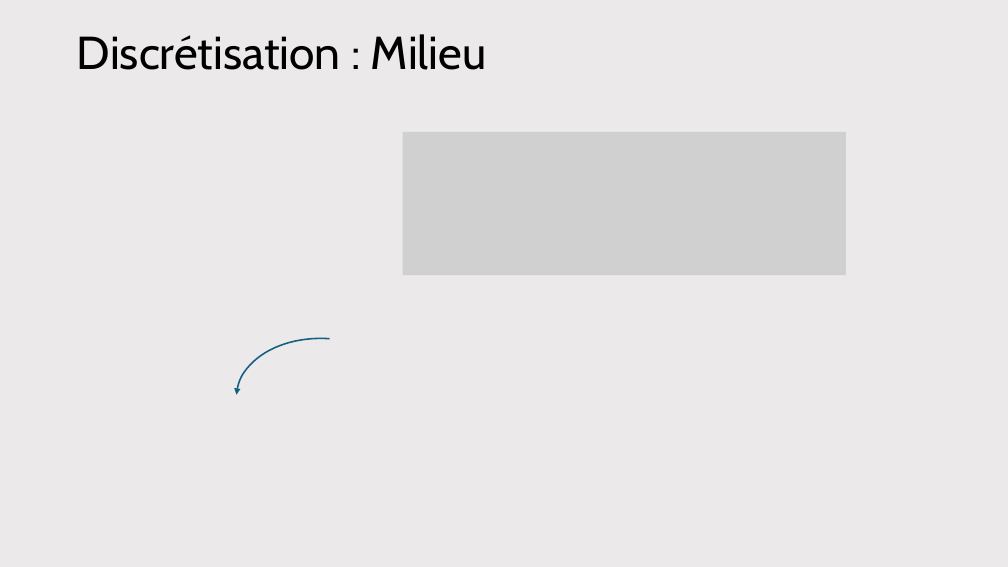
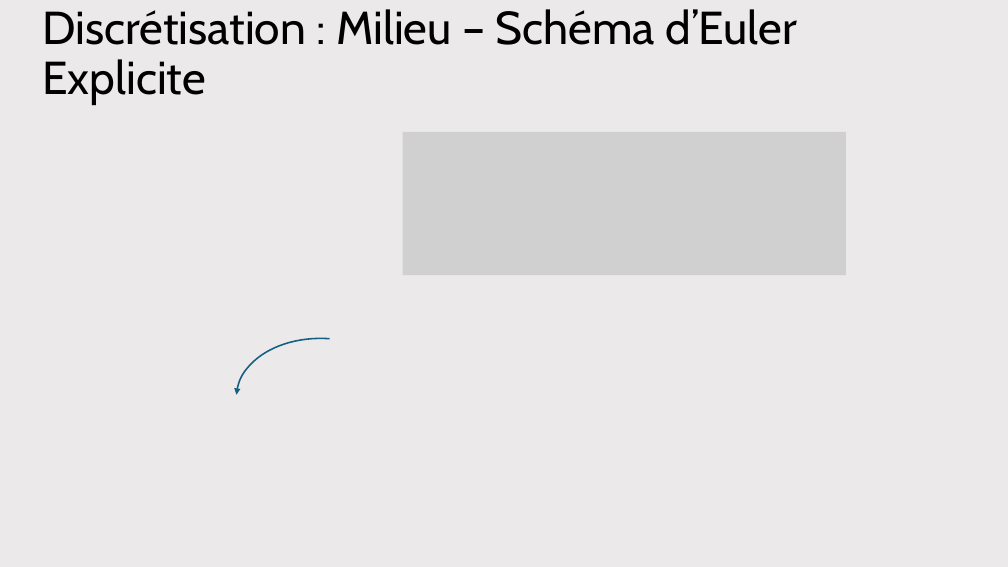
Before and after one commit to antoine-pt/MEC8211, a slide deck: slide 5 of projet_final/projet_final/MEC8211-Projet-final-Presentation.pptx. Drawn at 1008x567 pixels with LibreOffice and Linux fonts; fonts in the diff are those of the drawing; grey boxes stand for pictures. Boxes give left, top, right and bottom in pixels: in the first picture for what was removed or moved away, otherwise in the second. Text is boxed around its words. In the diff, an @@ line names an element or a change of style, - is before the commit and + after.

Commit message:
pwp: ajout de description du code et retour sur euler explicite

```diff
--- a/projet_final/projet_final/MEC8211-Projet-final-Presentation.pptx
+++ b/projet_final/projet_final/MEC8211-Projet-final-Presentation.pptx
@@ title at (42, 9, 797, 105): text changed @@
-Discrétisation : Milieu
+Discrétisation : Milieu – Schéma d’Euler Explicite
```
Also in this commit, not shown: 3 other slides changed, 1 slide added.
